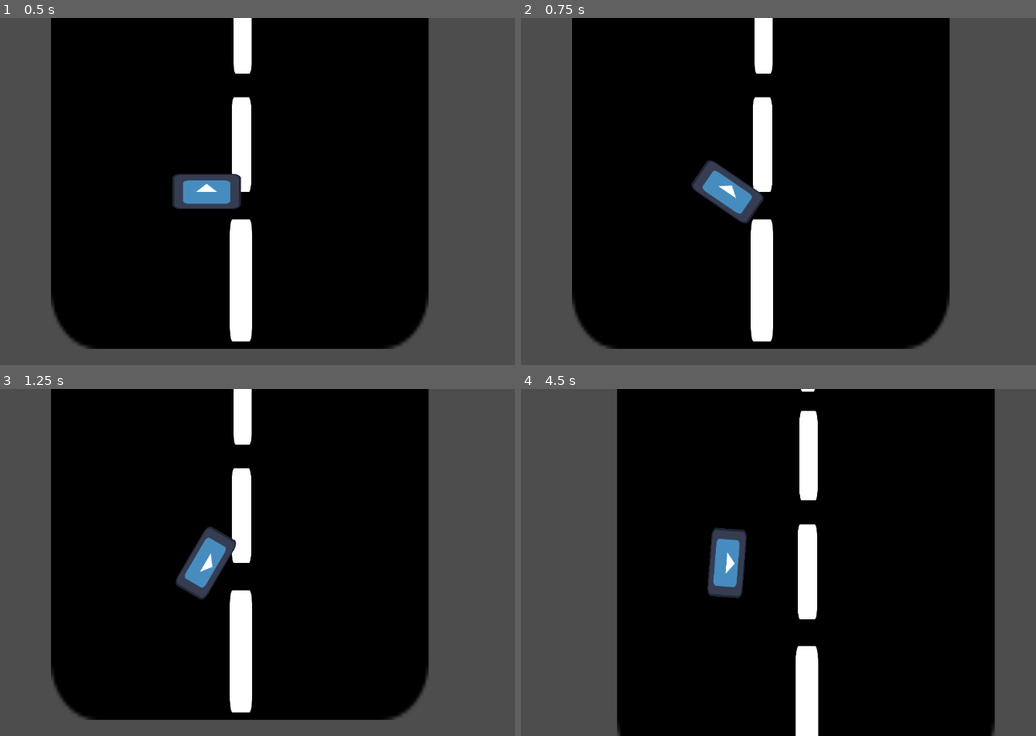
Above: before the commit, frames 1-4 (two rows, left to right).
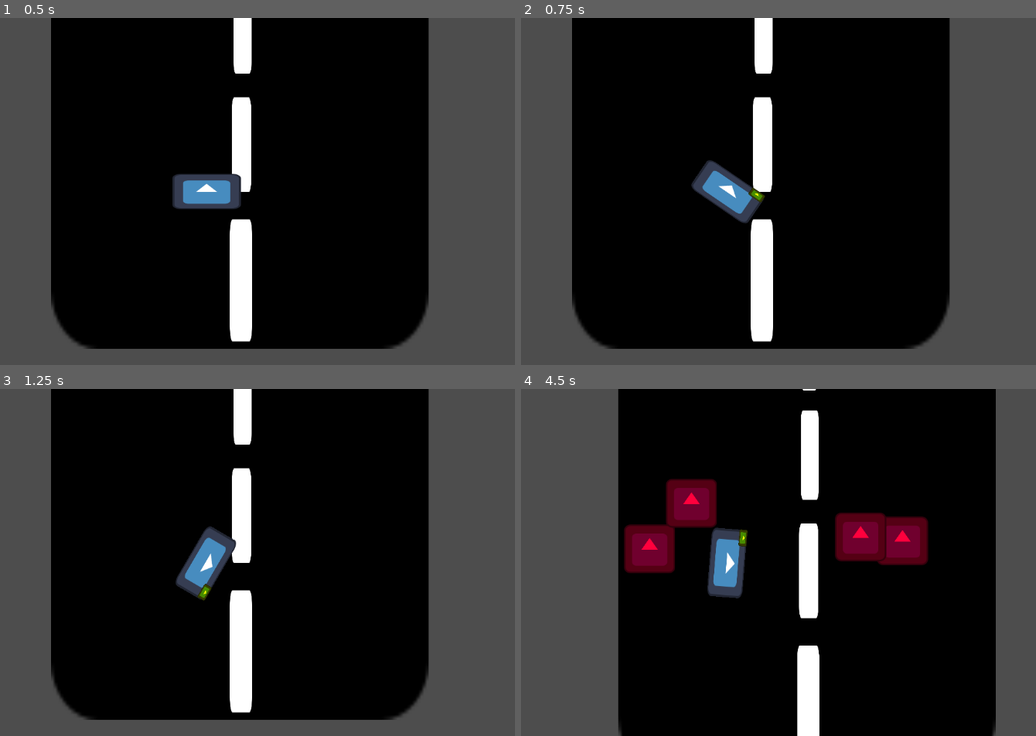
Above: after the commit, the same moments.

Repository: prakhar-gamer/NightTimeRacer
Game: Godot game, scene res://scenes/main.tscn
The game is run twice, just before and just after one commit, with the same random seed, the same clock (stepped at 60 frames per second) and the same inputs. The engine's default icon, where the game draws it, is replaced by a stand-in: a white triangle on a blue panel in a dark square.
Inputs:
- Up to frame 1 (0.5 s): no input
- Up to frame 2 (0.75 s): tap Enter at 0.5 s; hold D (right) from 0.53 s (still down)
- Up to frame 3 (1.25 s): keep holding D (right)
- Up to frame 4 (4.5 s): release D (right) at 1.28 s; hold S (down) 1.28-2.03 s; hold D (right) 2.03-2.78 s; hold W (forward) 2.78-3.53 s; hold A (left) from 3.53 s (still down)

Frame 1 is identical in both runs. In frame 2, less than 0.1% of the frame differs, in the area x 44-48%, y 48-54%; in frame 3, less than 0.1%; in frame 4, 6.5%, in the area x 18-93%, y 0-100%.

Commit message:
added basic enemy spawner mechanics - its pretty bad

Diff:
--- /dev/null
+++ b/Scripts/enemy_logic/enemy_car.gd
@@ -0,0 +1,26 @@
+extends CharacterBody2D
+
+
+@export var SPEED = 300.0
+@export var acceleration = 100
+var MaxVelocity = 500
+const JUMP_VELOCITY = -400.0
+
+@export var direction = "up"
+
+func _ready() -> void:
+	add_to_group("enemy_car")
+	pass
+
+func _process(delta: float) -> void:
+	#adds the force for forward and back motion
+	#engine force
+	velocity.y += acceleration * delta
+	velocity.y = clampf(velocity.y, 0, MaxVelocity)
+	move_and_slide()
+	pass
+
+
+#makes the car automatically go a direction
+func travel():
+	pass
--- /dev/null
+++ b/Scripts/enemy_logic/enemy_spawner.gd
@@ -0,0 +1,57 @@
+extends Node
+
+@onready var main = $"."
+@onready var spawnarea = $"spawning range/CollisionShape2D"
+@onready var enemy_car = preload("res://scenes/enemy_car.tscn")
+
+
+var length
+var enenmy_count = 0
+var enemy_removed = 0
+
+var removable_enemy = []
+
+# Called when the node enters the scene tree for the first time.
+func _ready() -> void:
+	length = spawnarea.shape.size.x
+	pass # Replace with function body.
+
+
+# Called every frame. 'delta' is the elapsed time since the previous frame.
+func _process(delta: float) -> void:
+	enemySpawn()
+	enemyRemove()
+	enenmy_count = enenmy_count
+	print(enenmy_count)
+	pass
+
+#gets a random position in between the length and spawns the enemy car node.
+func enemySpawn():
+	if 0 <= enenmy_count && enenmy_count < 4:
+		var spawnLocoX = randf_range(0, length)
+		var spawnLocoY = spawnarea.position.y
+		var enemy = enemy_car.instantiate()
+		enemy.position = Vector2(spawnLocoX, spawnLocoY)
+		add_child(enemy)
+		enenmy_count += 1
+
+
+#gets rid of enemy car when more then 4 co exist
+func enemyRemove():
+	if removable_enemy.size() > 0:
+		var enemy = removable_enemy.pop_back()
+		if is_instance_valid(enemy):
+			enemy.queue_free()
+		enenmy_count -= 1
+
+
+
+
+
+func _on_exit_range_body_entered(body: Node2D) -> void:
+	print(body)
+	if body.is_in_group("enemy_car"):
+		removable_enemy.append(body)
+		print(removable_enemy)
+		print("deleted")
+	pass # Replace with function body.
--- a/Scripts/player_car.gd
+++ b/Scripts/player_car.gd
@@ -1,7 +1,6 @@
 extends CharacterBody2D
 
 @export var allowBackwords = true
-
 
 @export var MaxVelocity = 1000
 @export var acceleration  = 400
@@ -12,6 +11,9 @@
 var rotationAngle = 0
 
 @onready var car = $"."
+@onready var left_signal = $left_signal
+@onready var right_signal = $right_signal
+
 
 #testing
 var count = 0
@@ -24,6 +26,8 @@
 
 # Called every frame. 'delta' is the elapsed time since the previous frame.
 func _process(delta: float) -> void:
+	left_signal.hide()
+	right_signal.hide()
 	captureMovement()
 
 	#adds the force for forward and back motion
@@ -74,3 +78,8 @@
 		movement.x = 1
 	if Input.is_action_pressed("left"):
 		movement.x = -1
+
+	if movement.x > 0:
+		right_signal.show()
+	if movement.x < 0:
+		left_signal.show()
--- a/project.godot
+++ b/project.godot
@@ -22,6 +22,7 @@
 [global_group]
 
 player_car="The car is a player car"
+enemy_car="Non player car "
 
 [input]
 
--- /dev/null
+++ b/scenes/enemy_car.tscn
@@ -0,0 +1,31 @@
+[gd_scene format=3 uid="uid://cc61ygnyv55gr"]
+
+[ext_resource type="Texture2D" uid="uid://c4y58h8nu7wur" path="res://icon.svg" id="1_3y6xc"]
+[ext_resource type="Script" uid="uid://c8srjjrpur2b2" path="res://Scripts/enemy_logic/enemy_car.gd" id="1_mr7yb"]
+
+[sub_resource type="RectangleShape2D" id="RectangleShape2D_ermhv"]
+size = Vector2(78, 88)
+
+[sub_resource type="RectangleShape2D" id="RectangleShape2D_knn66"]
+size = Vector2(20, 17.918657)
+
+[node name="enemy_car" type="CharacterBody2D" unique_id=953048636]
+script = ExtResource("1_mr7yb")
+
+[node name="CollisionShape2D" type="CollisionShape2D" parent="." unique_id=217354970]
+position = Vector2(3, 6)
+shape = SubResource("RectangleShape2D_ermhv")
+
+[node name="Sprite2D" type="Sprite2D" parent="." unique_id=59312003]
+modulate = Color(1.5713375, 0, 0.24002774, 1)
+position = Vector2(-3.8146973e-06, 5.0000005)
+scale = Vector2(0.7478126, 0.7109375)
+texture = ExtResource("1_3y6xc")
+
+[node name="crashZone" type="Area2D" parent="." unique_id=857048491]
+
+[node name="CollisionShape2D" type="CollisionShape2D" parent="crashZone" unique_id=794572578]
+position = Vector2(-2.0000038, 2)
+rotation = 3.1415927
+scale = Vector2(9.899323, -5.682782)
+shape = SubResource("RectangleShape2D_knn66")
--- /dev/null
+++ b/scenes/enemy_spawner.tscn
@@ -0,0 +1,26 @@
+[gd_scene format=3 uid="uid://cvq2m1j5hmfie"]
+
+[ext_resource type="Script" uid="uid://cgjbl7xldn322" path="res://Scripts/enemy_logic/enemy_spawner.gd" id="1_ks1gq"]
+
+[sub_resource type="RectangleShape2D" id="RectangleShape2D_devoi"]
+size = Vector2(772, 47)
+
+[sub_resource type="RectangleShape2D" id="RectangleShape2D_ks1gq"]
+size = Vector2(826, 63)
+
+[node name="Enemy_spawner" type="Node" unique_id=539123083]
+script = ExtResource("1_ks1gq")
+
+[node name="spawning range" type="Area2D" parent="." unique_id=609266049]
+
+[node name="CollisionShape2D" type="CollisionShape2D" parent="spawning range" unique_id=551017573]
+position = Vector2(7, -711)
+shape = SubResource("RectangleShape2D_devoi")
+
+[node name="exitRange" type="Area2D" parent="." unique_id=1386417209]
+
+[node name="CollisionShape2D" type="CollisionShape2D" parent="exitRange" unique_id=768329516]
+position = Vector2(32, 836)
+shape = SubResource("RectangleShape2D_ks1gq")
+
+[connection signal="body_entered" from="exitRange" to="." method="_on_exit_range_body_entered"]
--- a/scenes/main.tscn
+++ b/scenes/main.tscn
@@ -3,6 +3,7 @@
 [ext_resource type="PackedScene" uid="uid://d2um2sj0844cp" path="res://scenes/player_car.tscn" id="1_o5qli"]
 [ext_resource type="Script" uid="uid://b1ylub7kqqgl3" path="res://Scripts/main.gd" id="1_sugp2"]
 [ext_resource type="PackedScene" uid="uid://dlym4dbutpoe2" path="res://scenes/road.tscn" id="2_0wfyh"]
+[ext_resource type="PackedScene" uid="uid://cc61ygnyv55gr" path="res://scenes/enemy_car.tscn" id="4_jyhfs"]
 
 [node name="Main" type="Node2D" unique_id=351442125]
 script = ExtResource("1_sugp2")
@@ -14,3 +15,6 @@
 z_index = -1
 position = Vector2(18, -908)
 metadata/_edit_lock_ = true
+
+[node name="enemy_car" parent="." unique_id=953048636 instance=ExtResource("4_jyhfs")]
+position = Vector2(585, -1982)
--- a/scenes/player_car.tscn
+++ b/scenes/player_car.tscn
@@ -2,21 +2,35 @@
 
 [ext_resource type="Script" uid="uid://i6dyy07ih1v2" path="res://Scripts/player_car.gd" id="1_ir7uv"]
 [ext_resource type="Texture2D" uid="uid://c4y58h8nu7wur" path="res://icon.svg" id="2_v64uw"]
+[ext_resource type="PackedScene" uid="uid://cvq2m1j5hmfie" path="res://scenes/enemy_spawner.tscn" id="3_v64uw"]
 
 [sub_resource type="RectangleShape2D" id="RectangleShape2D_s2c5k"]
 size = Vector2(126, 62)
 
 [node name="PlayerCar" type="CharacterBody2D" unique_id=1530220514 groups=["player_car"]]
 script = ExtResource("1_ir7uv")
-metadata/_edit_group_ = true
 
 [node name="CollisionShape2D" type="CollisionShape2D" parent="." unique_id=1986271812]
 position = Vector2(1, -1)
 shape = SubResource("RectangleShape2D_s2c5k")
 
-[node name="Sprite2D" type="Sprite2D" parent="." unique_id=1369685853]
+[node name="body" type="Sprite2D" parent="." unique_id=1369685853]
 position = Vector2(1, 0)
 scale = Vector2(1, 0.515625)
 texture = ExtResource("2_v64uw")
 
 [node name="Camera2D" type="Camera2D" parent="." unique_id=1293125474]
+
+[node name="Enemy_spawner" parent="Camera2D" unique_id=539123083 instance=ExtResource("3_v64uw")]
+
+[node name="right_signal" type="Sprite2D" parent="." unique_id=1243447412]
+modulate = Color(1, 1, 0, 1)
+position = Vector2(49.5, -25.75)
+scale = Vector2(0.2265625, 0.12109375)
+texture = ExtResource("2_v64uw")
+
+[node name="left_signal" type="Sprite2D" parent="." unique_id=1613139555]
+modulate = Color(1, 1, 0, 1)
+position = Vector2(-48, -26)
+scale = Vector2(0.2421875, 0.1171875)
+texture = ExtResource("2_v64uw")
Not shown, added: Scripts/enemy_logic/enemy_car.gd.uid
Not shown, added: Scripts/enemy_logic/enemy_spawner.gd.uid
